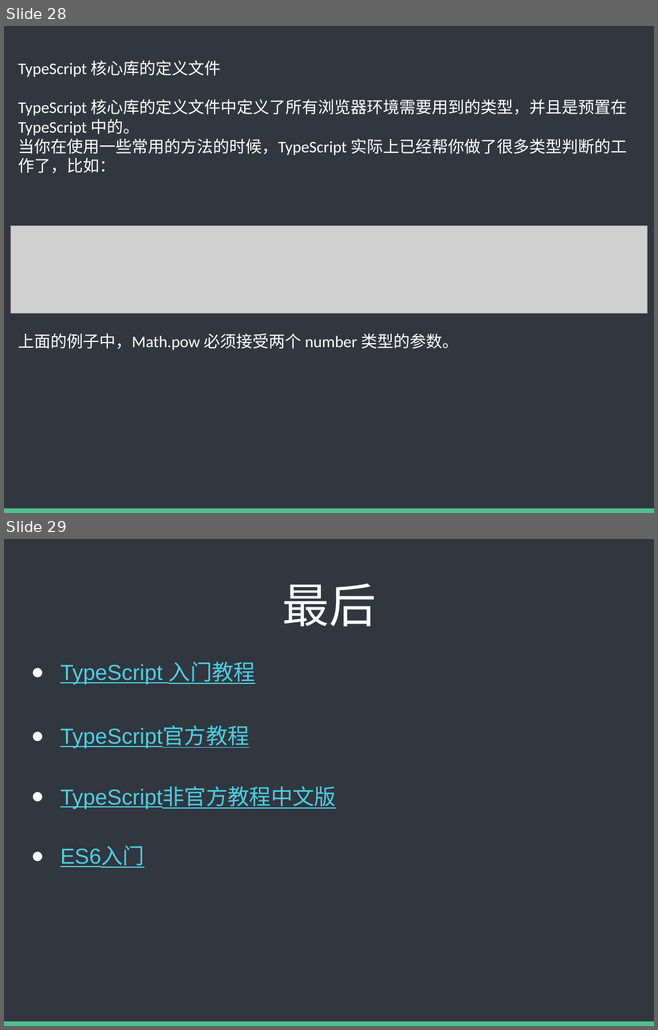
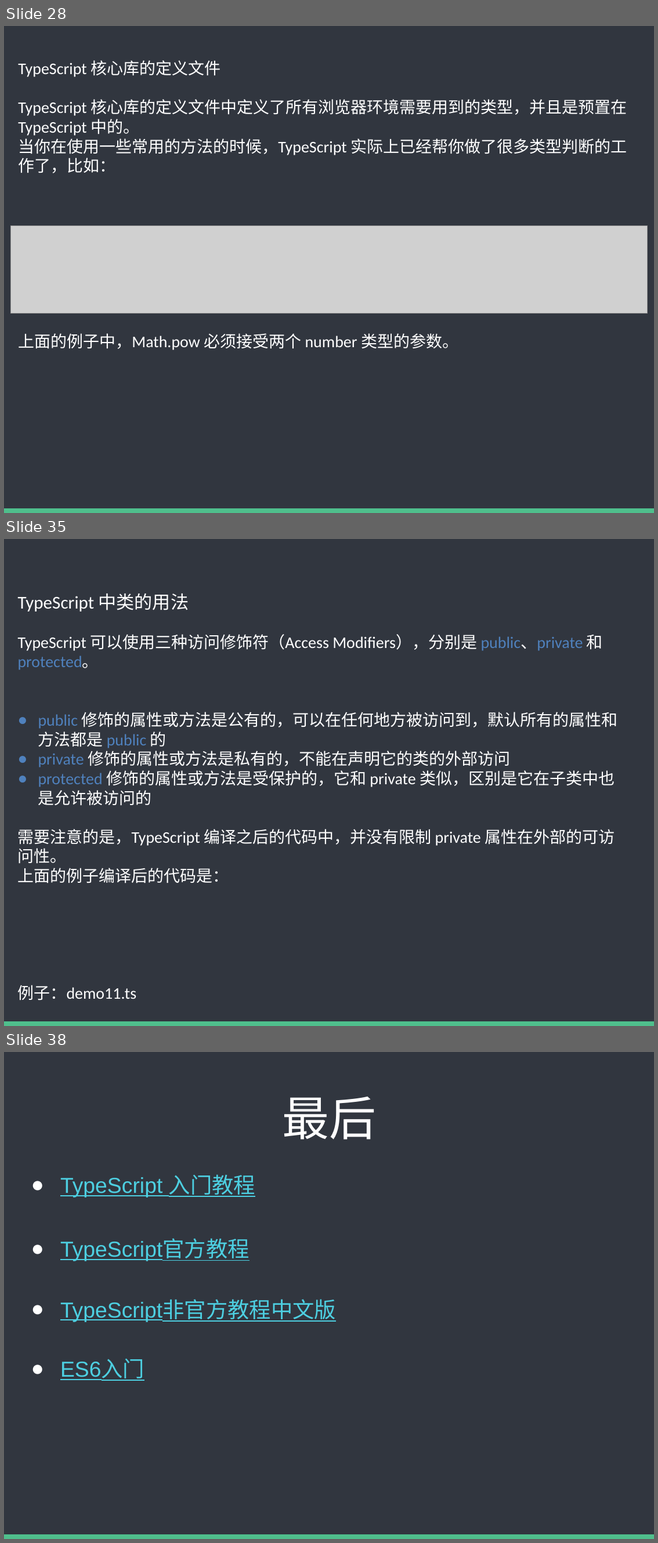
Before and after one commit to baixiaoyu2997/typescript-share, a slide deck: TS内部分享.pptx. Shown one above the other, each under a label of ours: slides 28 and 29 before the commit, slides 28, 35 and 38 after it; the slides between them are not shown. The pictures are 658x1030 and 658x1543 pixels, drawn with LibreOffice and Linux fonts; fonts in the diff are those of the drawing; grey boxes stand for pictures. Boxes give left, top, right and bottom in pixels: in the first picture for what was removed or moved away, otherwise in the second. Text is boxed around its words. In the diff, an @@ line names an element or a change of style, - is before the commit and + after.

```diff
--- a/TS内部分享.pptx
+++ b/TS内部分享.pptx
@@ slide 35 added at (x1=4, y1=539, x2=654, y2=1026), background #FFFFFF; not listed: 2 template elements that a slide beside it also shows @@
@@ text added at (x1=18, y1=594, x2=618, y2=1001), 18 pt, text #FFFFFF @@
+TypeScript 中类的用法
+TypeScript 可以使用三种访问修饰符（Access Modifiers），分别是 public、private 和 protected。
+● public 修饰的属性或方法是公有的，可以在任何地方被访问到，默认所有的属性和方法都是 public 的
+● private 修饰的属性或方法是私有的，不能在声明它的类的外部访问
+● protected 修饰的属性或方法是受保护的，它和 private 类似，区别是它在子类中也是允许被访问的
+需要注意的是，TypeScript 编译之后的代码中，并没有限制 private 属性在外部的可访问性。
+上面的例子编译后的代码是：
+例子：demo11.ts
@@ what was slide 29 is now slide 38 @@
```
Also in this commit, not shown: 1 slide changed, 8 other slides added, 3 other files.
